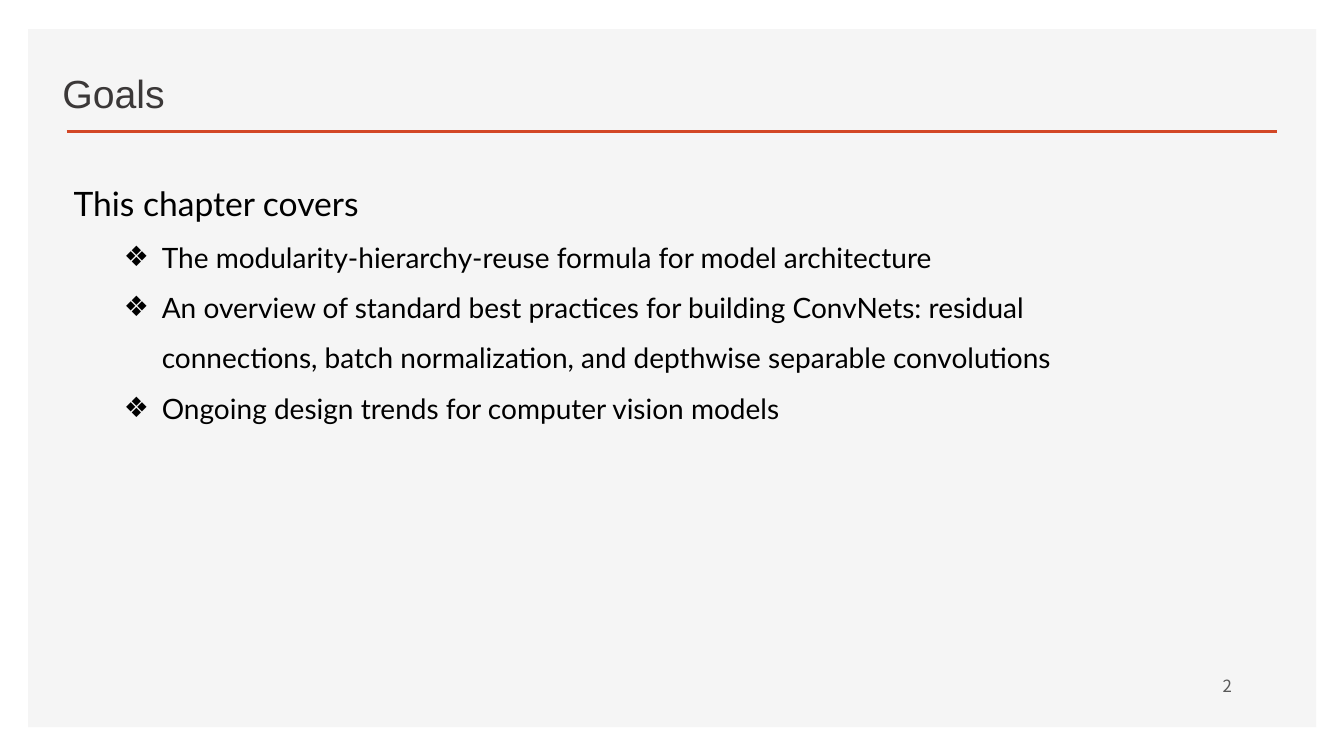
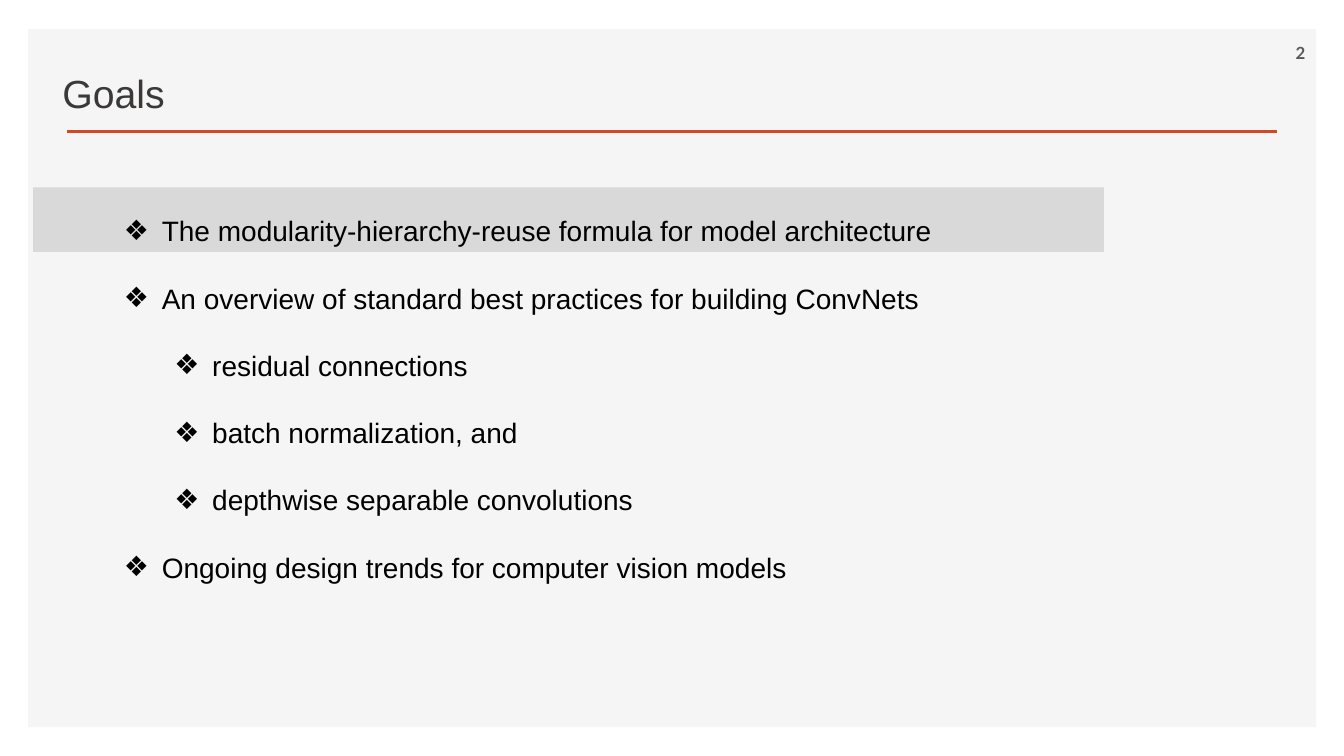
Before and after one commit to ancestor9/2026_Fall_Deep-Learning-with-Python, a slide deck: slide 2 of Chapter 09 ConvNet architecture patterns.pptx. Drawn at 1344x756 pixels with LibreOffice and Linux fonts; fonts in the diff are those of the drawing; background and template pictures are left out. Boxes give left, top, right and bottom in pixels: in the first picture for what was removed or moved away, otherwise in the second. Text is boxed around its words. In the diff, an @@ line names an element or a change of style, - is before the commit and + after.

```diff
--- a/Chapter 09 ConvNet architecture patterns.pptx
+++ b/Chapter 09 ConvNet architecture patterns.pptx
@@ page number: place and size @@
-page number at [1223, 679, 1232, 692]
+page number at [1296, 47, 1306, 59]
@@ page number at [1296, 47, 1306, 59]: font Noto Sans CJK KR to Lato, bold on @@
@@ text "The modularity-hierarchy-reuse formula for model ...": place and size @@
-text "The modularity-hierarchy-reuse formula for model ..." at [74, 191, 1051, 424]
+text "The modularity-hierarchy-reuse formula for model ..." at [162, 220, 931, 583]
@@ rectangle added at [33, 188, 1104, 252], fill #D9D9D9 @@
@@ text at [74, 191, 359, 222]: paragraph removed @@
-This chapter covers
@@ text at [162, 220, 931, 583]: font Lato to Arial in "The modularity-hierarchy-reuse formula for model architectur ...", "Ongoing design trends for computer vision models"; line spacing 1.5 to 2 @@
@@ text at [162, 288, 919, 516]: text changed; font Lato to Arial @@
-  ❖ An overview of standard best practices for building ConvNets: residual connections, batch normalization, and depthwise separable convolutions
+  ❖ An overview of standard best practices for building ConvNets
+    ❖ residual connections
+    ❖ batch normalization, and
+    ❖ depthwise separable convolutions
```
Also in this commit, not shown: 16 other slides changed, 7 slides added, 5 slides removed.
